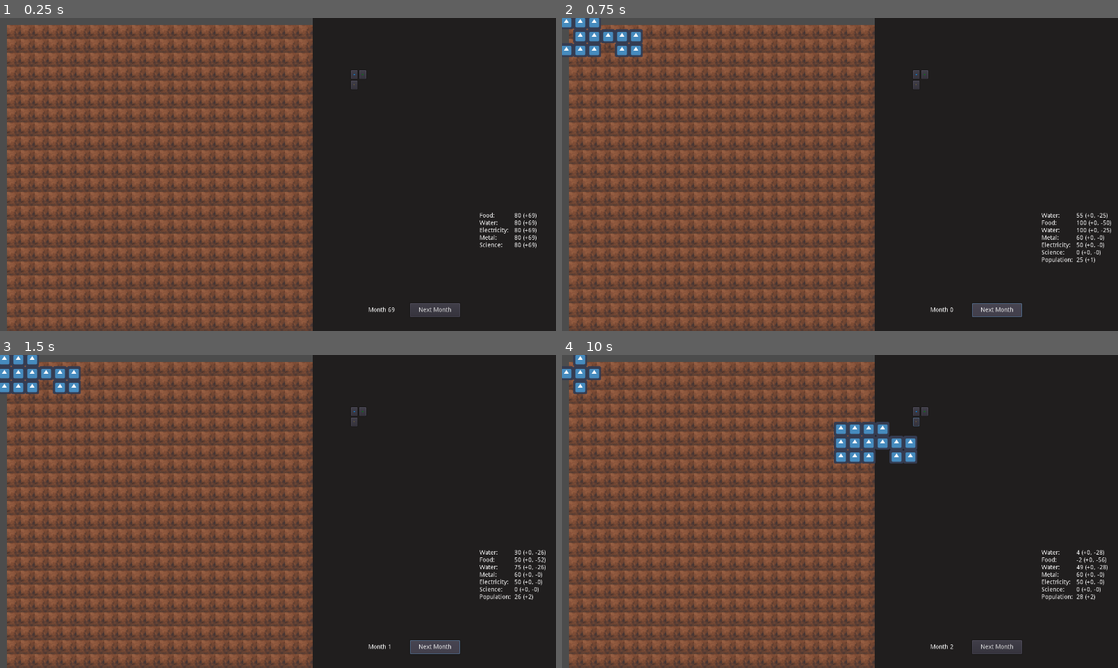
Above: before the commit, frames 1-4 (two rows, left to right).
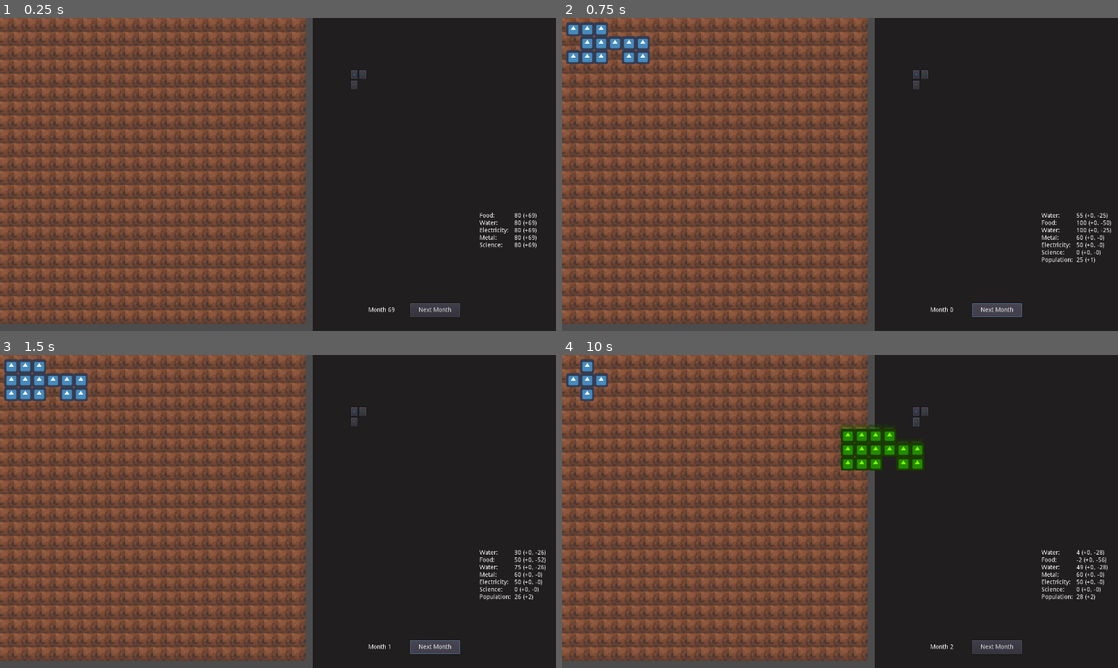
Above: after the commit, the same moments.

Repository: sirknightj/CEV-1
Game: Godot game, scene res://scenes/MainGameScene.tscn
Same seed, same stepped clock (60 frames per second), same inputs: the game is played once before the commit and once after it. The engine's default icon, where the game draws it, is replaced by a stand-in: a white triangle on a blue panel in a dark square.
Inputs (mouse positions are in pixels of both pictures, inside the frame that each line leads up to):
- Up to frame 1 (0.25 s): no input
- Up to frame 2 (0.75 s): click "Next Month" at 0.5 s
- Up to frame 3 (1.5 s): click "Next Month" at 1.25 s
- Up to frame 4 (10 s): click (917, 411) at 2 s; click (923, 411) at 2.75 s; click (917, 420) at 3.5 s; click (917, 411) at 4.25 s; click (923, 411) at 5 s; click (917, 420) at 5.75 s; click "Next Month" at 6.5 s; click (917, 411) at 7.25 s; click (923, 411) at 8 s; click (917, 420) at 8.75 s; tap Enter at 9.5 s; drag from (567, 358) to (895, 442) at 9.52 s

The runs differ from the first frame. In frame 1, 32% of the frame differs, in the area x 0-57%, y 0-100%; in frame 2, 32%; in frame 3, 32%; in frame 4, 33%, in the area x 0-66%, y 0-100%.

Commit message:
Add building collision detection - The building shadow shows what the building would look like snapped   to the grid. It serves the dual purpose of detecting for collisions. - Move the tile map to a position that makes more sense   - For rectangle shapes their position is not actually the top left     corner but is instead the center.

Diff:
--- a/source/project.godot
+++ b/source/project.godot
@@ -7,6 +7,22 @@
 ;   param=value ; assign values to parameters
 
 config_version=4
+
+_global_script_classes=[ {
+"base": "Node2D",
+"class": "Building",
+"language": "GDScript",
+"path": "res://scripts/Building.gd"
+}, {
+"base": "Area2D",
+"class": "GridSquare",
+"language": "GDScript",
+"path": "res://scripts/GridSquare.gd"
+} ]
+_global_script_class_icons={
+"Building": "",
+"GridSquare": ""
+}
 
 [application]
 
--- a/source/scenes/Building.tscn
+++ b/source/scenes/Building.tscn
@@ -4,3 +4,7 @@
 
 [node name="Building" type="Node2D"]
 script = ExtResource( 1 )
+
+[node name="Shadow" type="Node2D" parent="."]
+visible = false
+modulate = Color( 1, 1, 1, 0.27451 )
--- a/source/scenes/GridSquare.tscn
+++ b/source/scenes/GridSquare.tscn
@@ -1,15 +1,11 @@
 [gd_scene load_steps=3 format=2]
 
 [ext_resource path="res://icon.png" type="Texture" id=1]
-
-[sub_resource type="RectangleShape2D" id=1]
-extents = Vector2( 16, 16 )
+[ext_resource path="res://scripts/GridSquare.gd" type="Script" id=2]
 
 [node name="GridSquare" type="Area2D"]
+script = ExtResource( 2 )
 
-[node name="Shape" type="CollisionShape2D" parent="."]
-shape = SubResource( 1 )
-
-[node name="Sprite" type="Sprite" parent="Shape"]
+[node name="Sprite" type="Sprite" parent="."]
 scale = Vector2( 0.625, 0.625 )
 texture = ExtResource( 1 )
--- a/source/scenes/MainGameScene.tscn
+++ b/source/scenes/MainGameScene.tscn
@@ -19,7 +19,7 @@
 autostart = true
 
 [node name="TileMap" type="TileMap" parent="."]
-position = Vector2( 6, 6 )
+position = Vector2( -10, -10 )
 tile_set = ExtResource( 1 )
 cell_size = Vector2( 32, 32 )
 cell_custom_transform = Transform2D( 0, 0, 0, 0, 0, 0 )
--- a/source/scripts/Building.gd
+++ b/source/scripts/Building.gd
@@ -1,4 +1,5 @@
 extends Node2D
+class_name Building
 
 enum MouseState {
 	NONE,
@@ -6,16 +7,22 @@
 	DRAGGING
 }
 
-var mouse_state : int = MouseState.NONE
-var mouse_enters : int = 0
+var _mouse_state : int = MouseState.NONE
+var _mouse_enters : int = 0
+var _overlapping_areas : int = 0
+var _original_rot : float = 0
 
-var squares : Array
+var _shadow : Node2D
+var _original_pos : Vector2
+
 export(Array) var shape
 export(float) var size
 var square_scene = preload("res://scenes/GridSquare.tscn")
 
 # Called when the node enters the scene tree for the first time.
 func _ready():
+	_original_pos = global_position
+	_shadow = get_node("Shadow")
 	init_shape()
 
 func init_shape():
@@ -26,68 +33,137 @@
 		var y : int = 0
 		for _y in _x:
 			if _y:
-				add_child(create_grid_square(x, y))
+				setup_main_square(create_grid_square(x, y, self))
+				setup_shadow_square(create_grid_square(x, y, _shadow))
 			y += 1
 		x += 1
 
 """
+	Create a grid square
 	x : The x of the (x, y) representing the top-left corner of this building
 	y : The y of the (x, y) representing the top-left corner of this building
+	parent : The parent node to add the grid square to as a child
 """
-func create_grid_square(x : int, y : int):
-	var grid_square : Area2D = square_scene.instance()
-	# the position relative to the top-left corner of this building
-	grid_square.set_position(Vector2(y * size, x * size))
-	grid_square.get_node("Shape/Sprite").scale = Vector2(size / 64, size / 64)
-	grid_square.get_node("Shape").shape.extents = Vector2(size / 2, size / 2)
-	grid_square.connect("mouse_entered", self, "_on_GridSquare_mouse_entered")
-	grid_square.connect("mouse_exited", self, "_on_GridSquare_mouse_exited")
+func create_grid_square(x : int, y : int, parent : Node):
+	var grid_square : GridSquare = square_scene.instance()
+	parent.add_child(grid_square)
+	grid_square.set_position(Vector2(y * size + size / 2, x * size + size / 2))
+	grid_square.set_sprite_size(size)
 	return grid_square
 
-func _process(delta):
-	if (mouse_state == MouseState.HOVER):
+"""
+	Set up a grid square for the main object by connecting proper events
+	grid_square : The grid square to set up
+"""
+func setup_main_square(grid_square : GridSquare):
+	grid_square.connect("mouse_entered", self, "_on_MainSquare_mouse_entered")
+	grid_square.connect("mouse_exited", self, "_on_MainSquare_mouse_exited")
+	grid_square.set_collision_box_size(size)
+	return grid_square
+
+"""
+	Set up a grid square for the shadow object by connecting proper events
+	grid_square : The grid square to set up
+"""
+func setup_shadow_square(grid_square : GridSquare):
+	grid_square.connect("area_entered", self, "_on_ShadowSquare_area_entered")
+	grid_square.connect("area_exited", self, "_on_ShadowSquare_area_exited")
+	grid_square.is_shadow_square = true
+	# Smaller than the regular collision box in order to detect collisions
+	# properly, otherwise it is too sensitive to the edges of blocks
+	#
+	# Note that even if this was 1x1 it should be fine because collision is
+	# checked using the entirety of the shadow. If the entire block does not
+	# fit, it will not accept that position
+	grid_square.set_collision_box_size(size / 2)
+	return grid_square
+
+func building_mouse_entered():
+	if (_mouse_state == MouseState.NONE):
+		_mouse_state = MouseState.HOVER
+
+func building_mouse_exited():
+	if (_mouse_state == MouseState.HOVER):
+		_mouse_state = MouseState.NONE
+
+"""
+	Rotate around a given point, such that the relative point on the building
+	is at the same global position before and after the rotation
+	rotation_position : The global position to rotate around
+	rotation_angle : The angle (in radians) to rotate by
+"""
+func rotate_around(rotation_position : Vector2, rotation_angle : float):
+	var relative = rotation_position - global_position
+	var rotated = relative.rotated(rotation_angle)
+	var diff = relative - rotated
+	rotation += rotation_angle
+	global_position += diff
+
+"""
+	Returns true if the Building is currently overlapping something, false
+	otherwise
+"""
+func is_overlapping() -> bool:
+	return _overlapping_areas != 0
+
+func _process(_delta):
+	if (_mouse_state == MouseState.HOVER):
 		set_modulate(Color.aqua)
-	elif (mouse_state == MouseState.DRAGGING):
+	elif (_mouse_state == MouseState.DRAGGING):
 		set_modulate(Color.chartreuse)
 	else:
 		set_modulate(Color.white)
 
-func _unhandled_input(event):
+	if (_mouse_state == MouseState.DRAGGING):
+		_shadow.visible = true
+	else:
+		_shadow.visible = false
+
+func _unhandled_input(event : InputEvent):
 	if (event is InputEventMouseButton
 			&& event.button_index == BUTTON_LEFT):
-		if (event.pressed && mouse_state == MouseState.HOVER):
-			mouse_state = MouseState.DRAGGING
-		elif (!event.pressed && mouse_state == MouseState.DRAGGING):
-			mouse_state = MouseState.HOVER
-			snap()
+		if (event.pressed && _mouse_state == MouseState.HOVER):
+			_original_pos = global_position
+			_original_rot = rotation
+			_mouse_state = MouseState.DRAGGING
+		elif (!event.pressed && _mouse_state == MouseState.DRAGGING):
+			_mouse_state = MouseState.HOVER
+			if (is_overlapping()):
+				global_position = _original_pos
+				rotation = _original_rot
+			else:
+				global_position = snapped()
 
 	if (event is InputEventMouseMotion
-			&& mouse_state == MouseState.DRAGGING):
+			&& _mouse_state == MouseState.DRAGGING):
 		global_position = global_position + event.relative
+		_shadow.global_position = snapped()
 
 	if (event.is_action_pressed("building_rotate")
-			&& mouse_state == MouseState.DRAGGING):
-		var relative = get_global_mouse_position() - global_position
-		var rotated = relative.rotated(PI/2)
-		var diff = relative - rotated
-		rotation += PI/2
-		global_position += diff
+			&& _mouse_state == MouseState.DRAGGING):
+		rotate_around(get_global_mouse_position(), PI/2)
 
-func building_mouse_entered():
-	mouse_state = MouseState.HOVER
-
-func building_mouse_exited():
-	mouse_state = MouseState.NONE
-
-func _on_GridSquare_mouse_entered():
-	mouse_enters += 1
-	if (mouse_enters == 1):
+func _on_MainSquare_mouse_entered():
+	_mouse_enters += 1
+	if (_mouse_enters == 1):
 		building_mouse_entered()
 
-func _on_GridSquare_mouse_exited():
-	mouse_enters -= 1
-	if (mouse_enters == 0):
+func _on_MainSquare_mouse_exited():
+	_mouse_enters -= 1
+	if (_mouse_enters == 0):
 		building_mouse_exited()
 
-func snap():
-	global_position = global_position.snapped(Vector2(size, size))
+func _on_ShadowSquare_area_entered(area : Area2D):
+	if (area.get_parent() != _shadow
+			&& area is GridSquare
+			&& area.is_shadow_square):
+		_overlapping_areas += 1
+
+func _on_ShadowSquare_area_exited(area : Area2D):
+	if (area.get_parent() != _shadow
+			&& area is GridSquare
+			&& area.is_shadow_square):
+		_overlapping_areas -= 1
+
+func snapped() -> Vector2:
+	return global_position.snapped(Vector2(size, size))
--- /dev/null
+++ b/source/scripts/GridSquare.gd
@@ -0,0 +1,18 @@
+extends Area2D
+class_name GridSquare
+
+var collision_box : CollisionShape2D
+var sprite : Sprite
+var is_shadow_square : bool = false
+
+func _ready():
+	collision_box = CollisionShape2D.new()
+	add_child(collision_box)
+	collision_box.shape = RectangleShape2D.new()
+	sprite = get_node("Sprite")
+
+func set_collision_box_size(size : float):
+	collision_box.shape.extents = Vector2(size / 2, size / 2)
+
+func set_sprite_size(size : float):
+	sprite.scale = Vector2(size / 64, size / 64)
